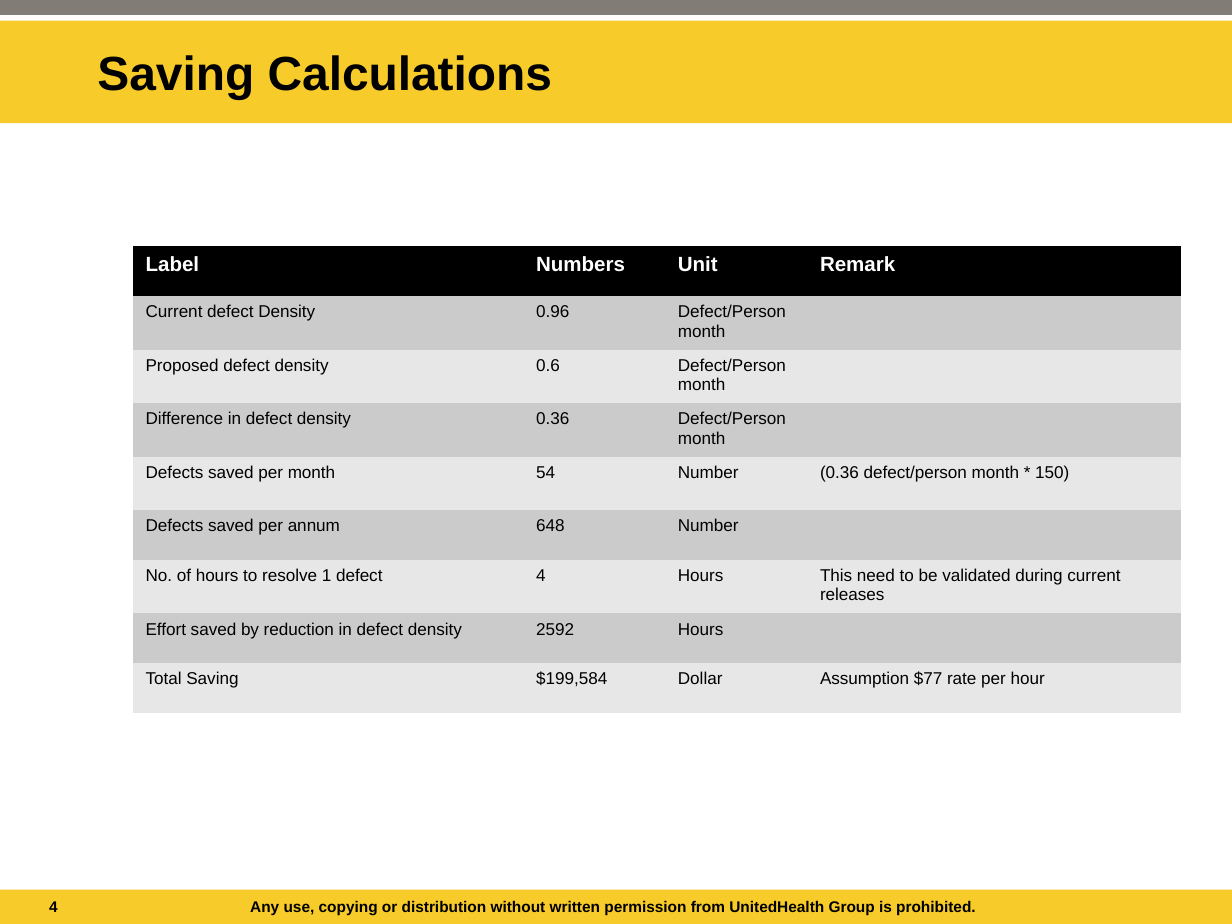
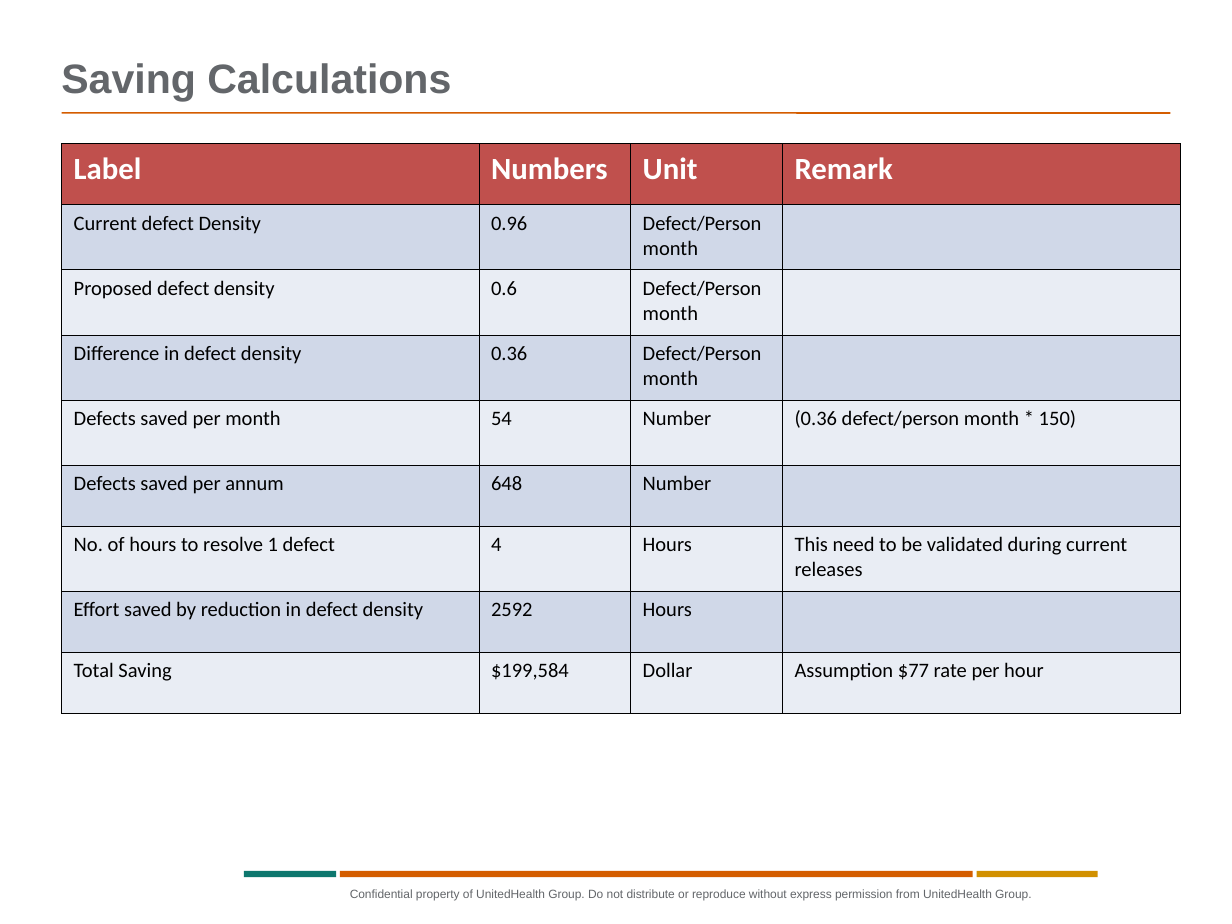
Before and after one commit to tp70227/GBDocs, a slide deck: slide 6 of Final update - DD GB.ppt (slide 4 before the commit). Drawn at 1232x924 pixels with LibreOffice and Linux fonts; fonts in the diff are those of the drawing; background and template pictures are left out. Boxes give left, top, right and bottom in pixels: in the first picture for what was removed or moved away, otherwise in the second. Text is boxed around its words. In the diff, an @@ line names an element or a change of style, - is before the commit and + after.

```diff
--- a/Final update - DD GB.ppt
+++ b/Final update - DD GB.ppt
@@ rectangle removed at (x1=0, y1=21, x2=1232, y2=123) @@
@@ rectangle removed at (x1=0, y1=0, x2=1232, y2=16) @@
@@ title "Saving Calculations" moved from (x1=97, y1=55, x2=552, y2=100) to (x1=61, y1=63, x2=451, y2=102) @@
@@ title "Saving Calculations" at (x1=61, y1=63, x2=451, y2=102): size 28 to 24 pt, text colour #000000 to #63666A; line spacing 1 to 0.9; vertical alignment middle to bottom @@
@@ freeform shape added at (x1=62, y1=113, x2=1170, y2=113), outline #D45D00 0.99 pt @@
@@ table at (x1=62, y1=144, x2=1180, y2=713) @@
@@ fill #000000 to #C0504D in row 1 @@
@@ fill #CBCBCB to #D0D8E8 in 16 cells @@
@@ fill #E7E7E7 to #E9EDF4 in 16 cells @@
@@ size 12 to 18 pt in "Label", "Numbers", "Unit", "Remark" @@
@@ font Arial to Calibri, size 10 to 12 pt @@
@@ borders changed @@
@@ table resized from (x1=133, y1=246, x2=1180, y2=713) to (x1=62, y1=144, x2=1180, y2=713) @@
@@ rectangle removed at (x1=0, y1=890, x2=1232, y2=924) @@
@@ rectangle added at (x1=244, y1=871, x2=336, y2=877), fill #0D776E @@
@@ rectangle added at (x1=340, y1=871, x2=973, y2=877), fill #D45D00 @@
@@ text at (x1=350, y1=889, x2=1031, y2=901): text changed; size 9 to 7 pt; text colour #000000 to #63666A; bold off @@
-Any use, copying or distribution without written permission from UnitedHealth Group is prohibited.
+Confidential property of UnitedHealth Group. Do not distribute or reproduce without express permission from UnitedHealth Group.
@@ rectangle added at (x1=977, y1=871, x2=1098, y2=877), fill #D19000 @@
@@ page number removed at (x1=49, y1=901, x2=58, y2=912) @@
-4
```
Also in this commit, not shown: 11 other slides changed, 11 slides added, 1 slide removed, 4 other files.
